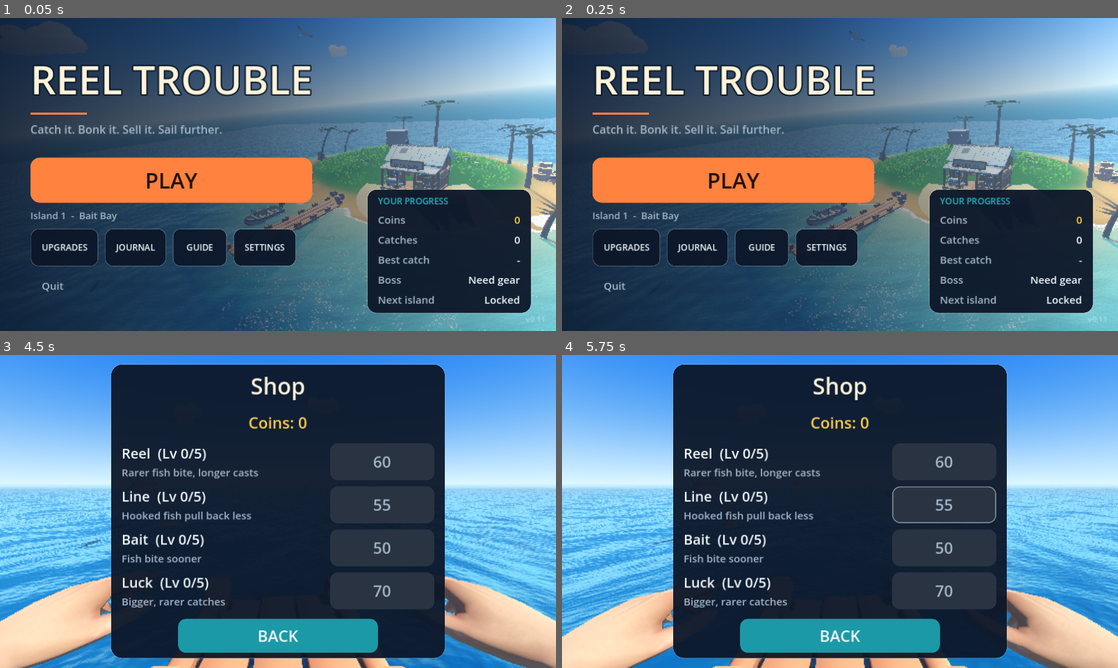
Above: before the commit, frames 1-4 (two rows, left to right).
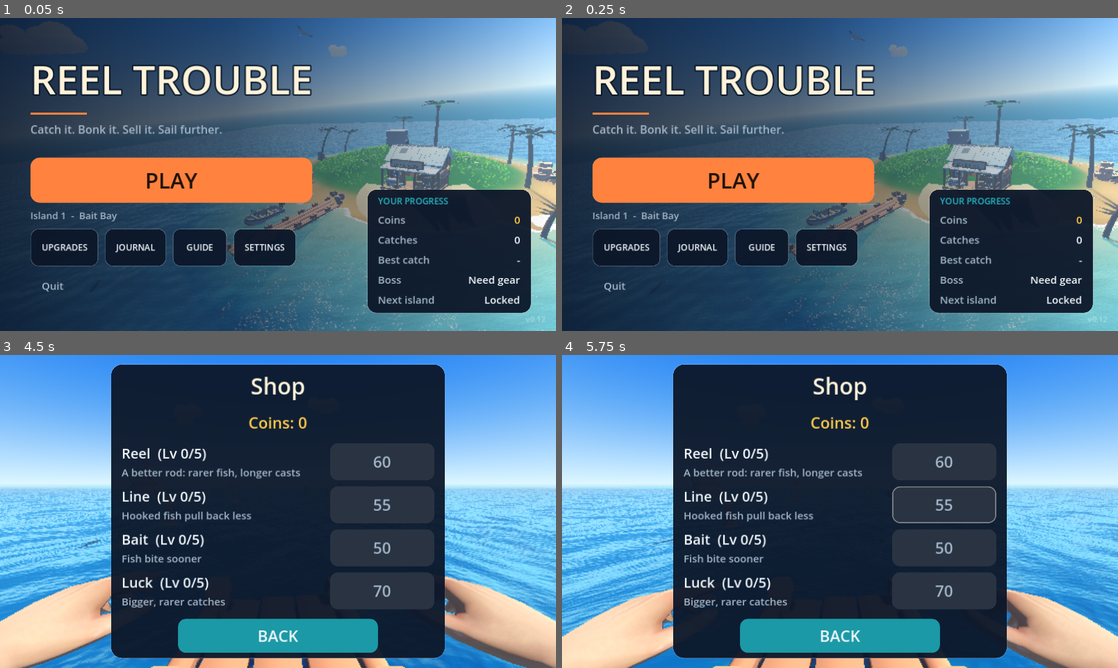
Above: after the commit, the same moments.

Repository: Max1081018/open_code
Game: Godot game, scene res://game.tscn
The game is run twice, just before and just after one commit, with the same random seed, the same clock (stepped at 60 frames per second) and the same inputs.
Inputs (mouse positions are in pixels of both pictures, inside the frame that each line leads up to):
- Up to frame 1 (0.05 s): no input
- Up to frame 2 (0.25 s): no input
- Up to frame 3 (4.5 s): click "PLAY" at 0.5 s; click "START FISHING" at 1.25 s; click "| |" at 2 s; click "RESUME" at 2.75 s; click "| |" at 3.5 s; click "SHOP" at 4.25 s
- Up to frame 4 (5.75 s): move the mouse to (962, 495) at 5.02 s; click (962, 495) at 5.17 s

The runs differ from the first frame. In frame 1, less than 0.1% of the frame differs, in the area x 97-98%, y 95-98%; in frame 2, less than 0.1%; in frame 3, 0.5%, in the area x 21-54%, y 36-40%; in frame 4, 0.5%.

Commit message:
v0.12: stale text fixed, and a frame-cost measurement that means something
Text that had drifted out of date
  - the journal said a new species pays 15 coins; it pays 25. The hint now
    reads the number off the constant, so it can't drift again
  - How to Play still said the Boat Key and Sea Chart "let you SAIL" - that
    was the old cutscene. It now explains driving out past the buoys, running
    and jumping, and that a catch dropped in the sea floats
  - the Reel upgrade says it gives you a better rod, which it does: each
    level swaps the rod model

Measuring the frame cost properly
  The autotest reported a per-frame cost of 86-230 ms, which looked alarming
  and was nonsense: it sampled Godot's TIME_PROCESS on the last frame, which
  also pays for the screenshot readback, and under software GL it was mostly
  rasterisation. It now averages real wall-clock time over the run. With
  rendering out of the picture the game costs 1.2 ms of CPU a frame, at both
  Low and Ultra - the headroom is all on the GPU side, which is what the
  resolution scaling is for.

Full suite (18 screens) passes clean.

Co-Authored-By: Claude Opus 5 <noreply@anthropic.com>
Claude-Session: https://claude.ai/code/session_019FPN93SDKwisezCSut5tqW

Diff:
--- a/fishing/game.gd
+++ b/fishing/game.gd
@@ -280,7 +280,7 @@
 # Each upgrade: display name, blurb, number of levels, and base cost (cost grows
 # per level). Effects are applied in the gameplay formulas below.
 const UPGRADES := {
-	"rod":  {"name": "Reel", "desc": "Rarer fish bite, longer casts", "levels": 5, "cost": 60},
+	"rod":  {"name": "Reel", "desc": "A better rod: rarer fish, longer casts", "levels": 5, "cost": 60},
 	"line": {"name": "Line", "desc": "Hooked fish pull back less", "levels": 5, "cost": 55},
 	"bait": {"name": "Bait", "desc": "Fish bite sooner",     "levels": 5, "cost": 50},
 	"luck": {"name": "Luck", "desc": "Bigger, rarer catches", "levels": 5, "cost": 70},
@@ -855,6 +855,9 @@
 var test_rod_tier := -1
 var test_fresh := false          # autotest: ignore the save and don't write one
 var test_nohud := false          # autotest: hide the touch UI so shots show the world
+var _perf_acc := 0.0             # running totals for the averaged timings
+var _perf_phys := 0.0
+var _perf_n := 0
 var test_hold := false           # autotest: keep walking through the screenshot
 var _tphase := 0
 var _tnext := 0
@@ -1640,7 +1643,7 @@
 			entries.append({"name": nm.substr(0, 1).to_upper() + nm.substr(1),
 				"rarity": str(f.get("rarity", "Common")), "count": int(e[0]), "best": float(e[1]),
 				"junk": f.get("junk", false), "price": int(f.get("price", f.get("flat", 0)))})
-		menu_ui.set_journal(entries)
+		menu_ui.set_journal(entries, NEW_SPECIES_BONUS)
 
 
 # --- Main loop ----------------------------------------------------------------
@@ -4261,6 +4264,12 @@
 func _print_perf() -> void:
 	if render_view and render_view.view:
 		print("PERF render3d=%s" % render_view.view.size)
+	# Averaged over the run, not sampled on the last frame: that one also pays
+	# for the screenshot readback and reads ten times too slow.
+	if _perf_n > 0:
+		var wall: float = (float(Time.get_ticks_usec()) - _perf_acc) / 1000.0
+		print("PERF avg_frame_ms=%.2f avg_physics_ms=%.2f over=%d frames" % [
+			wall / float(_perf_n), _perf_phys / float(_perf_n) * 1000.0, _perf_n])
 	print("PERF draw_calls=%d objects=%d primitives=%d nodes=%d physics_active=%d mem_static=%.1fMB vmem=%.1fMB" % [
 		Performance.get_monitor(Performance.RENDER_TOTAL_DRAW_CALLS_IN_FRAME),
 		Performance.get_monitor(Performance.RENDER_TOTAL_OBJECTS_IN_FRAME),
@@ -5091,6 +5100,14 @@
 
 func _autotest(_delta: float) -> void:
 	frame += 1
+	# Wall-clock cost of a frame, averaged. The engine's own TIME_PROCESS
+	# monitor lags and the last frame also pays for the screenshot readback,
+	# so neither is any use for judging this.
+	if frame == 21:
+		_perf_acc = float(Time.get_ticks_usec())
+	elif frame > 21:
+		_perf_phys += Performance.get_monitor(Performance.TIME_PHYSICS_PROCESS)
+		_perf_n += 1
 	sim_action = false
 	if test_nohud and frame > 1 and touch.visible:
 		touch.visible = false
--- a/fishing/menu_ui.gd
+++ b/fishing/menu_ui.gd
@@ -53,6 +53,7 @@
 var _journal: Control
 var _journal_grid: JournalGrid
 var _journal_title: Label
+var _journal_hint: Label
 var _help_btn: Button
 var _help_return_to: Control
 var _help_firsttime := false
@@ -284,7 +285,7 @@
 		_stat_rows[key] = v
 
 	var ver := Label.new()
-	ver.text = "v" + str(ProjectSettings.get_setting("application/config/version", "0.11"))
+	ver.text = "v" + str(ProjectSettings.get_setting("application/config/version", "0.12"))
 	ver.set_anchors_preset(Control.PRESET_BOTTOM_RIGHT)
 	ver.position = Vector2(-70, -40)
 	ver.add_theme_font_size_override("font_size", 18)
@@ -394,7 +395,9 @@
 		"With the rod: HOLD CAST, let go. On HOOK! tap it, then tap REEL until it's out.",
 		"DROP your catch, then PUNCH it out - quick, before it jumps at you!",
 		"GRAB the knocked-out fish and sell it. A better Reel brings rarer fish.",
-		"Boat Key + Sea Chart let you SAIL. The Boss Reel lands the Kraken out there.",
+		"Push the stick to the edge to run. JUMP gets you up the shop steps.",
+		"Boat Key + Sea Chart get you aboard: DRIVE out past the buoys with the stick.",
+		"Out there the Boss Reel lands the Kraken. Drop a catch in the sea and it floats.",
 	]:
 		var l := Label.new()
 		l.text = linetext
@@ -420,7 +423,8 @@
 	_journal_title.add_theme_color_override("font_color", UITheme.TEXT_WARM)
 	jv.add_child(_journal_title)
 	var jhint := Label.new()
-	jhint.text = "Catch every species. The first of each pays a %d coin bonus." % 15
+	_journal_hint = jhint
+	jhint.text = ""
 	jhint.horizontal_alignment = HORIZONTAL_ALIGNMENT_CENTER
 	jhint.add_theme_font_size_override("font_size", 19)
 	jhint.add_theme_color_override("font_color", UITheme.TEXT_DIM)
@@ -704,7 +708,7 @@
 
 
 ## Fish journal entries from the game: [{name, rarity, count, best, junk}].
-func set_journal(entries: Array) -> void:
+func set_journal(entries: Array, bonus := 25) -> void:
 	if _journal_grid == null:
 		return
 	_journal_grid.entries = entries
@@ -714,6 +718,8 @@
 		if int(e["count"]) > 0:
 			found += 1
 	_journal_title.text = "Journal   ·   %d / %d found" % [found, entries.size()]
+	if _journal_hint:
+		_journal_hint.text = "Catch every species. The first of each pays a %d coin bonus." % bonus
 
 
 ## The journal as a grid of cards drawn in one go: undiscovered ones show "???".
--- a/fishing/project.godot
+++ b/fishing/project.godot
@@ -6,7 +6,7 @@
 [application]
 
 config/name="Reel Trouble"
-config/version="0.11"
+config/version="0.12"
 config/description="Cast off a little island, wait for a bite, and reel in goofy low-poly fish."
 run/main_scene="res://game.tscn"
 config/features=PackedStringArray("4.3", "GL Compatibility")
Not shown, changed: fishing/export_presets.cfg
